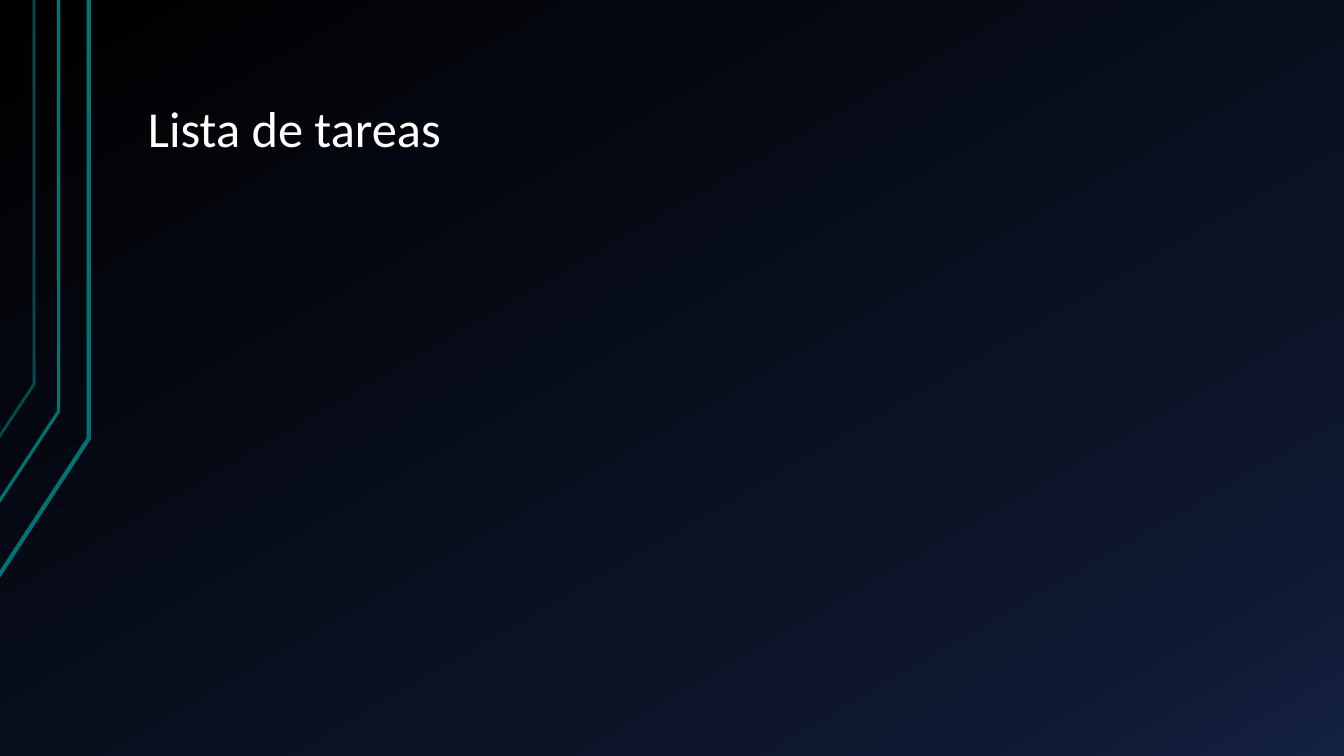
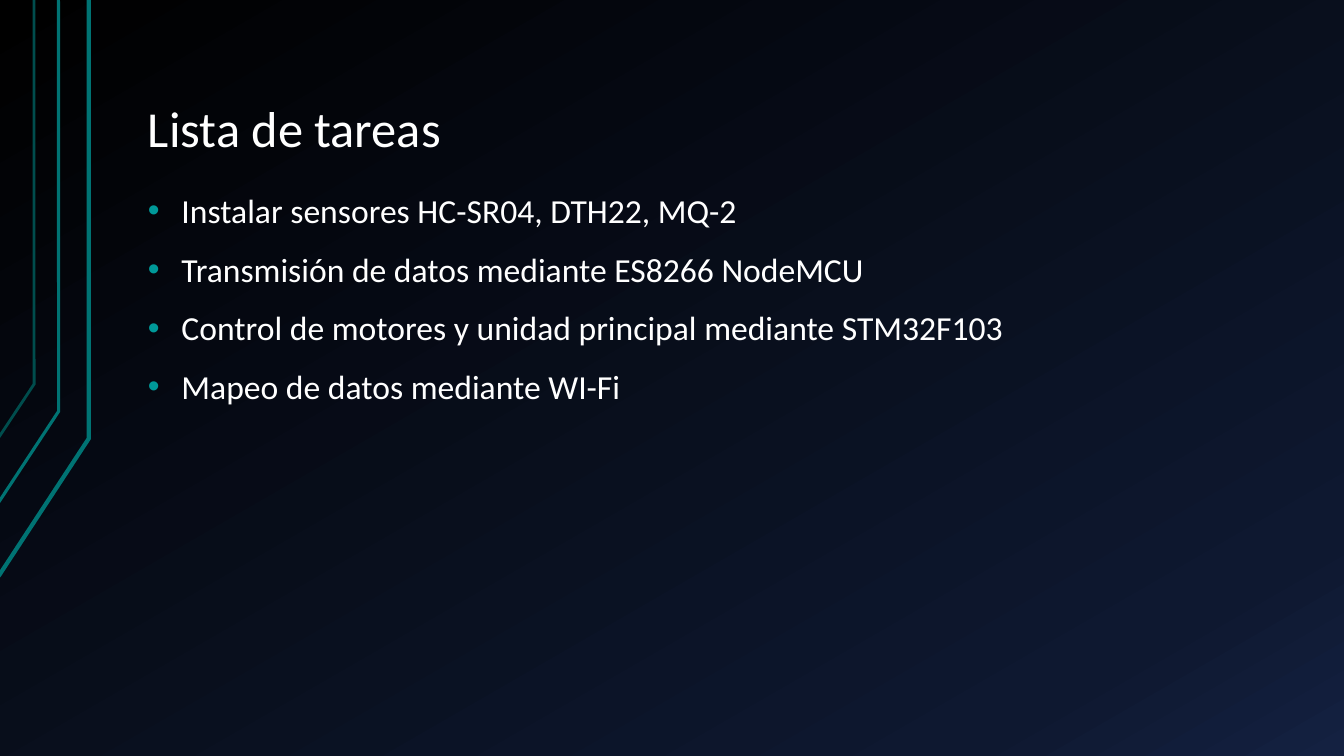
Before and after one commit to harrylisby/FLER, a slide deck: slide 5 of ppt_FLER.pptx. Drawn at 1344x756 pixels with LibreOffice and Linux fonts; fonts in the diff are those of the drawing. Boxes give left, top, right and bottom in pixels: in the first picture for what was removed or moved away, otherwise in the second. Text is boxed around its words. In the diff, an @@ line names an element or a change of style, - is before the commit and + after.

```diff
--- a/ppt_FLER.pptx
+++ b/ppt_FLER.pptx
@@ text added at (181, 199, 1003, 405), 24 pt, text #FFFFFF @@
+• Instalar sensores HC-SR04, DTH22, MQ-2
+• Transmisión de datos mediante ES8266 NodeMCU
+• Control de motores y unidad principal mediante STM32F103
+• Mapeo de datos mediante WI-Fi
```
Also in this commit, not shown: 2 other slides changed, 5 slides added.
